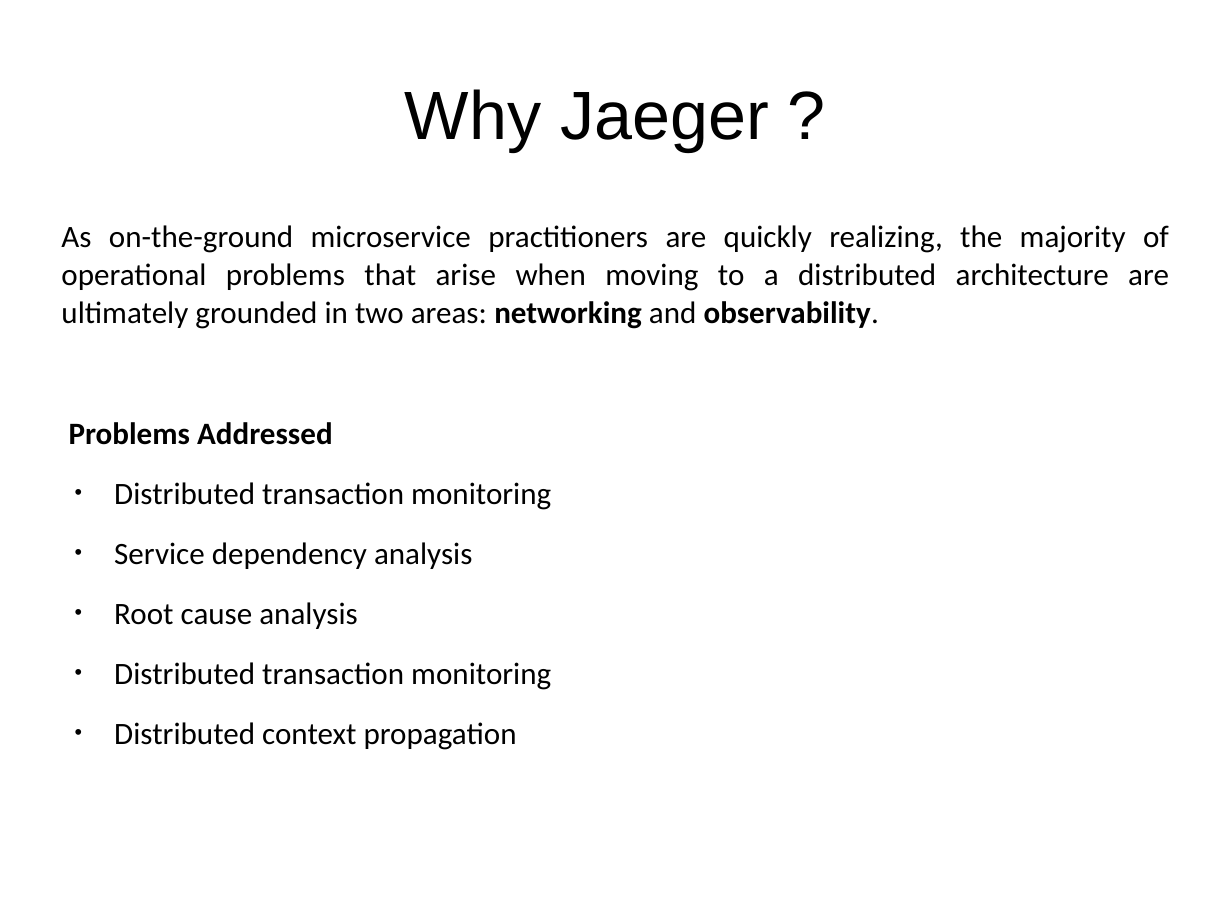
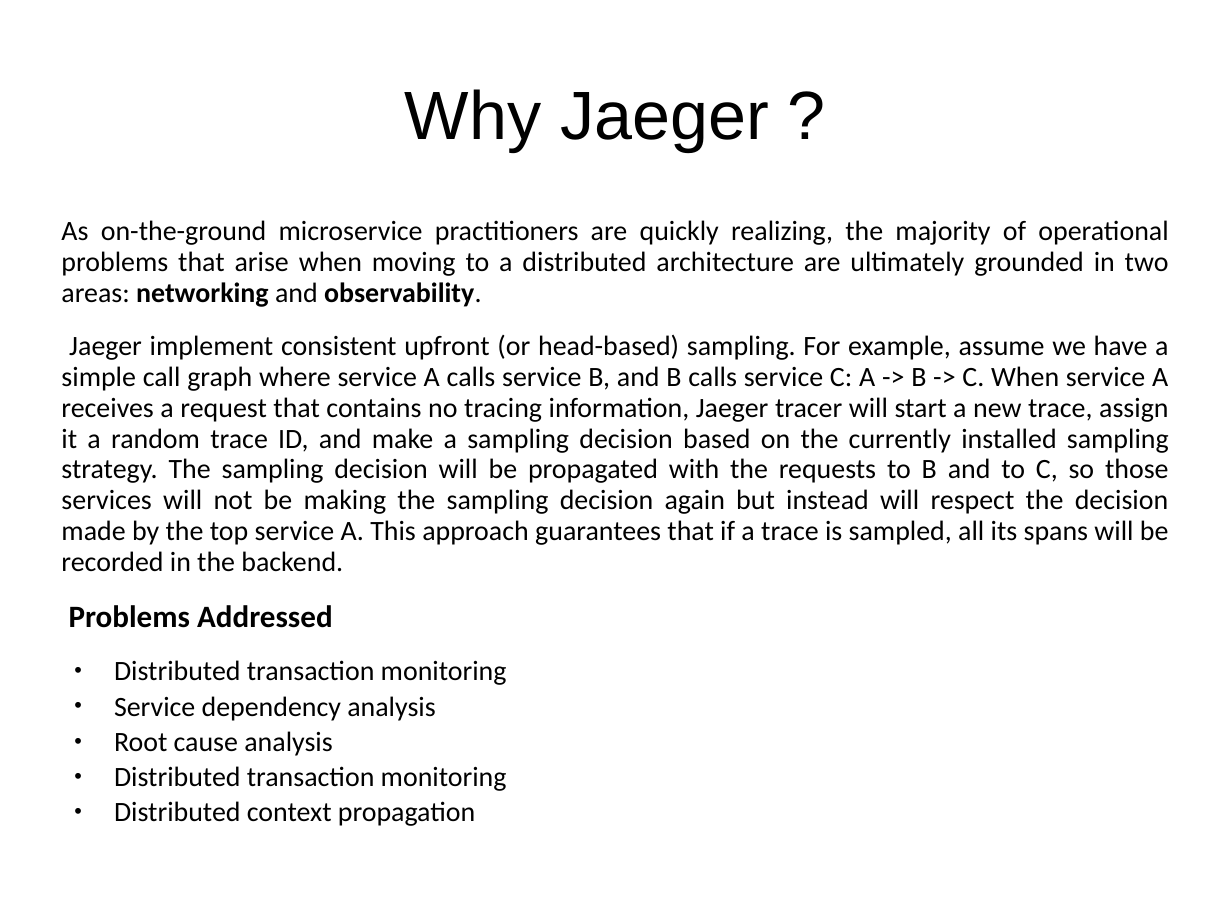
Before and after one commit to ssr-tech-premier/microtrace, a slide deck: slide 3 of Distributed_Tracing_Micro_Services_Jaeger.ppt. Drawn at 1232x924 pixels with LibreOffice and Linux fonts; fonts in the diff are those of the drawing. Boxes give left, top, right and bottom in pixels: in the first picture for what was removed or moved away, otherwise in the second. Text is boxed around its words. In the diff, an @@ line names an element or a change of style, - is before the commit and + after.

Commit message:
Updated presentation

```diff
--- a/Distributed_Tracing_Micro_Services_Jaeger.ppt
+++ b/Distributed_Tracing_Micro_Services_Jaeger.ppt
@@ text at [61,220,1169,826]: size 20 to 18 pt in "As on-the-ground microservice practitioners are quickly real ...", "Distributed transaction monitoring", "Service dependency analysis", "Root cause analysis" and 2 more places; line spacing 1.02 to 0.92; less space between paragraphs @@
@@ text at [61,334,1169,572]: paragraph added @@
+Jaeger implement consistent upfront (or head-based) sampling. For example, assume we have a simple call graph where service A calls service B, and B calls service C: A -> B -> C. When service A receives a request that contains no tracing information, Jaeger tracer will start a new trace, assign it a random trace ID, and make a sampling decision based on the currently installed sampling strategy. The sampling decision will be propagated with the requests to B and to C, so those services will not be making the sampling decision again but instead will respect the decision made by the top service A. This approach guarantees that if a trace is sampled, all its spans will be recorded in the backend.
```
Also in this commit, not shown: 1 other slide changed.
